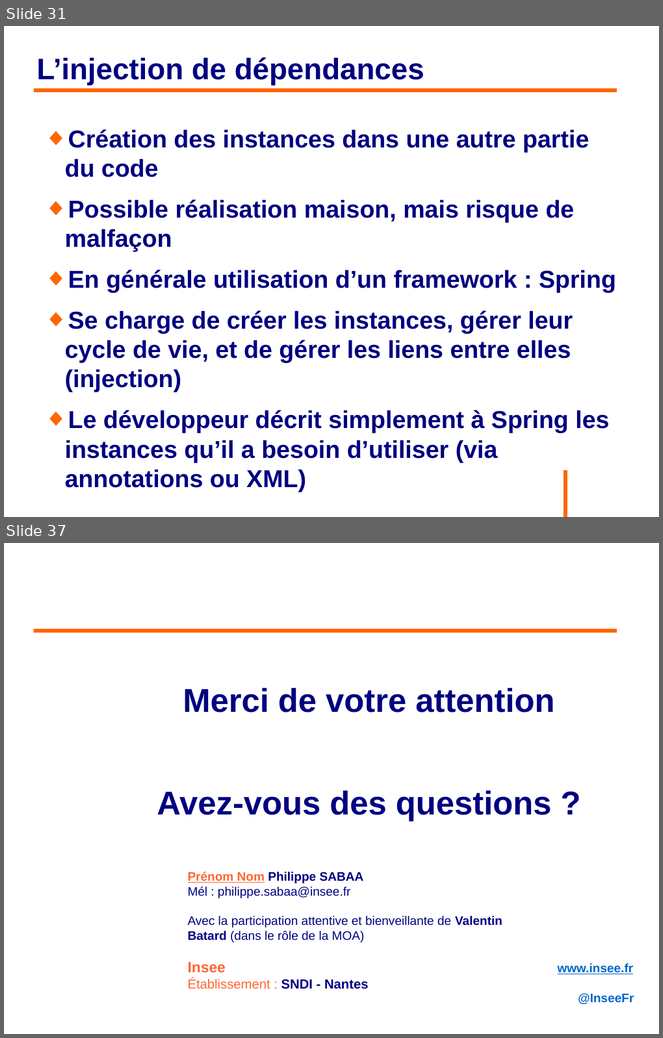
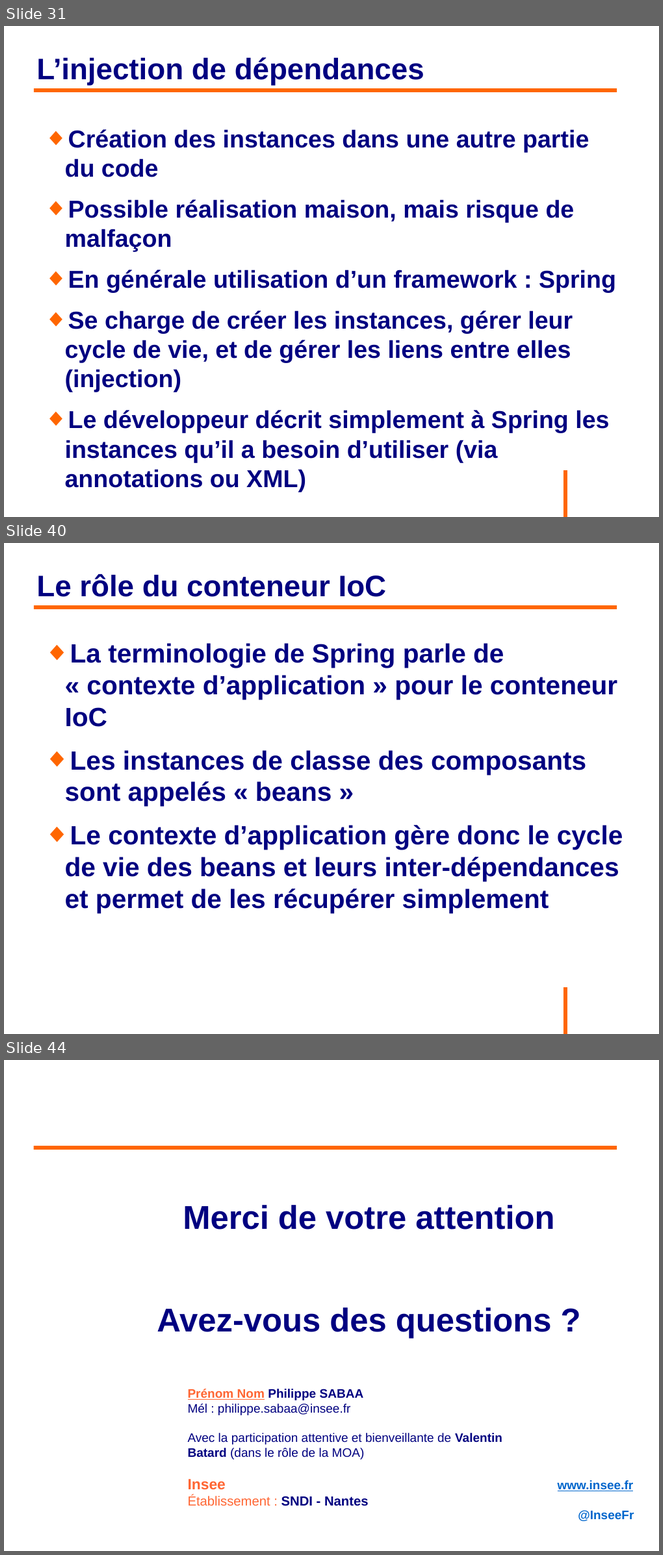
Before and after one commit to philphils/formation-spring, a slide deck: Documentation/diapo_formation_spring.odp. Shown one above the other, each under a label of ours: slides 31 and 37 before the commit, slides 31, 40 and 44 after it; the slides between them are not shown. The pictures are 663x1038 and 663x1555 pixels, drawn with LibreOffice and Linux fonts; fonts in the diff are those of the drawing; background and template pictures are left out. Boxes give left, top, right and bottom in pixels: in the first picture for what was removed or moved away, otherwise in the second. Text is boxed around its words. In the diff, an @@ line names an element or a change of style, - is before the commit and + after.

Commit message:
Fin partie conteneur

```diff
--- a/Documentation/diapo_formation_spring.odp
+++ b/Documentation/diapo_formation_spring.odp
@@ slide 40 added at bbox=[4, 543, 659, 1034], background #FFFFFF; not listed: 1 template element that a slide beside it also shows @@
@@ title added at bbox=[36, 574, 387, 597], 36 pt, text #000080, bold @@
+Le rôle du conteneur IoC
@@ line added from (34, 607) to (618, 607), #FF6600 4.54 pt @@
@@ text added at bbox=[65, 643, 623, 913], 32 pt, text #000080, bold @@
+◆ La terminologie de Spring parle de « contexte d’application » pour le conteneur IoC
+◆ Les instances de classe des composants sont appelés « beans »
+◆ Le contexte d’application gère donc le cycle de vie des beans et leurs inter-dépendances et permet de les récupérer simplement
@@ what was slide 37 is now slide 44 @@
```
Also in this commit, not shown: 3 slides changed, 8 other slides added, 2 slides removed.
